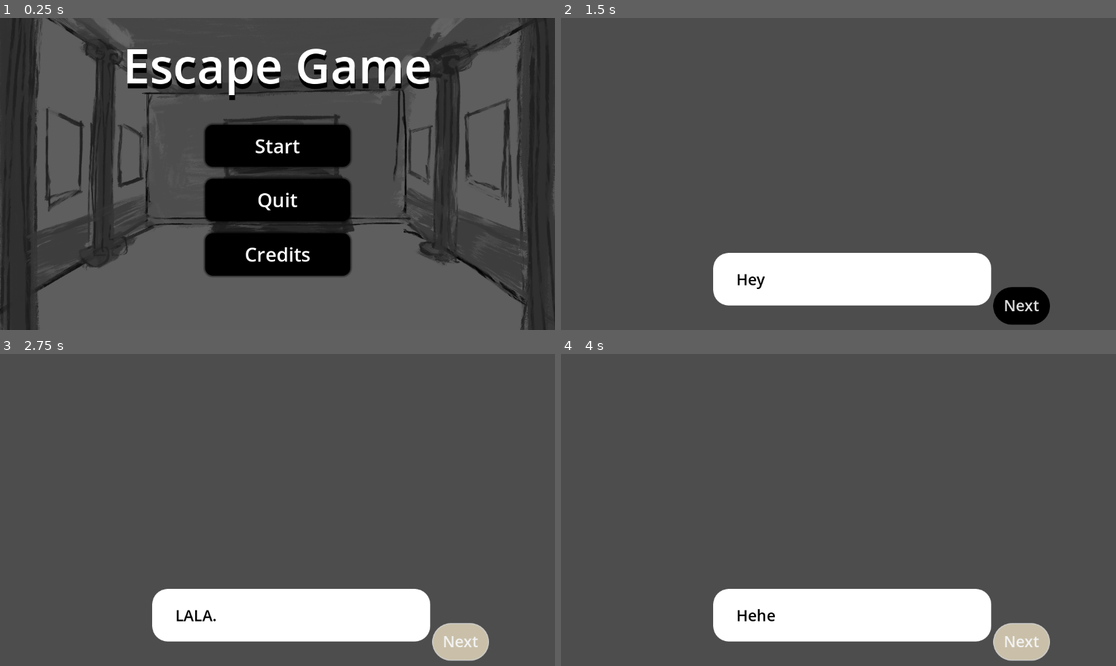
Above: before the commit, frames 1-4 (two rows, left to right).
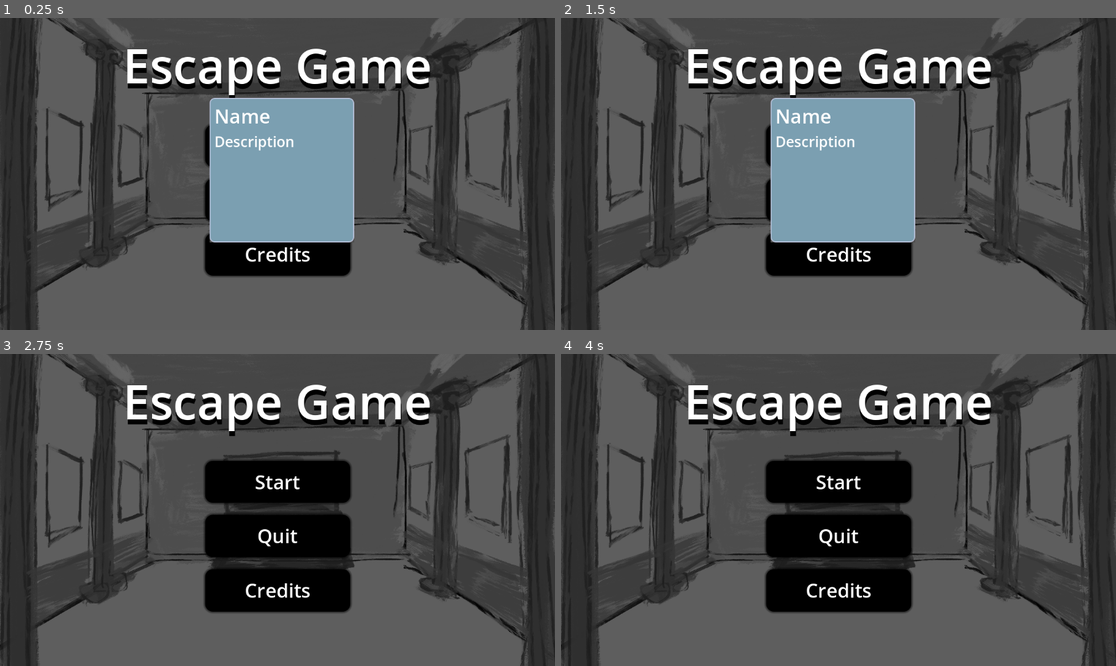
Above: after the commit, the same moments.

Repository: yaliu10/Escape-Room
Game: Godot game, scene res://Scenes/start_menu.tscn
Two runs of this game, one before a commit and one after it. Both use one fixed random seed, a clock stepped at 60 frames per second and the inputs below. The engine's default icon, where the game draws it, is replaced by a stand-in: a white triangle on a blue panel in a dark square.
Inputs (mouse positions are in pixels of both pictures, inside the frame that each line leads up to):
- Up to frame 1 (0.25 s): no input
- Up to frame 2 (1.5 s): click "Start" at 0.5 s; click (838, 145) at 1.25 s, where only the run after the commit has a clickable "Start"
- Up to frame 3 (2.75 s): click (460, 641) at 2 s, where only the run before the commit has a clickable "Next"
- Up to frame 4 (4 s): click (1021, 641) at 2.75 s, where only the run before the commit has a clickable "Next"; click (1021, 641) at 3.5 s, where only the run before the commit has a clickable "Next"

The runs differ from the first frame. In frame 1, 12% of the frame differs, in the area x 37-64%, y 25-72%; in frame 2, 44%, in the area x 0-100%, y 0-100%; in frame 3, 42%; in frame 4, 42%.

Commit message:
still in progress

Diff:
--- /dev/null
+++ b/escape-room/Resources/Art1.tres
@@ -0,0 +1,10 @@
+[gd_resource type="Resource" script_class="Item" load_steps=3 format=3 uid="uid://daytw3tdjnxgx"]
+
+[ext_resource type="Script" path="res://Scripts/item.gd" id="1_jfee0"]
+[ext_resource type="Texture2D" uid="uid://cyamkeioip6ar" path="res://icon.svg" id="2_tois1"]
+
+[resource]
+script = ExtResource("1_jfee0")
+name = "Art 1 ------------------------ :D"
+description = "HEY"
+texture = ExtResource("2_tois1")
--- a/escape-room/Scenes/item_info.tscn
+++ b/escape-room/Scenes/item_info.tscn
@@ -1,6 +1,23 @@
-[gd_scene load_steps=2 format=3 uid="uid://dgl55br125c8m"]
+[gd_scene load_steps=3 format=3 uid="uid://dgl55br125c8m"]
 
 [ext_resource type="Script" path="res://Scripts/item_info.gd" id="1_n0bkr"]
+
+[sub_resource type="StyleBoxFlat" id="StyleBoxFlat_04mq2"]
+content_margin_left = 10.0
+content_margin_top = 10.0
+content_margin_right = 10.0
+content_margin_bottom = 10.0
+bg_color = Color(0.483759, 0.624436, 0.695223, 1)
+border_width_left = 3
+border_width_top = 3
+border_width_right = 3
+border_width_bottom = 3
+border_color = Color(0.775674, 0.794369, 0.896317, 1)
+border_blend = true
+corner_radius_top_left = 10
+corner_radius_top_right = 10
+corner_radius_bottom_right = 10
+corner_radius_bottom_left = 10
 
 [node name="ItemInfo" type="Control"]
 layout_mode = 3
@@ -18,19 +35,27 @@
 unique_name_in_owner = true
 position = Vector2i(435, 166)
 size = Vector2i(300, 300)
+visible = true
+theme_override_styles/panel = SubResource("StyleBoxFlat_04mq2")
 
 [node name="VBoxContainer" type="VBoxContainer" parent="UI/ItemPopup"]
-offset_left = 4.0
-offset_top = 4.0
-offset_right = 296.0
-offset_bottom = 296.0
+offset_left = 10.0
+offset_top = 10.0
+offset_right = 290.0
+offset_bottom = 290.0
 
-[node name="Label" type="Label" parent="UI/ItemPopup/VBoxContainer"]
+[node name="Name" type="Label" parent="UI/ItemPopup/VBoxContainer"]
+unique_name_in_owner = true
 layout_mode = 2
 theme_override_font_sizes/font_size = 40
-text = "Item"
+text = "Name"
 
-[node name="Label2" type="Label" parent="UI/ItemPopup/VBoxContainer"]
+[node name="HBoxContainer" type="HBoxContainer" parent="UI/ItemPopup/VBoxContainer"]
 layout_mode = 2
-theme_override_font_sizes/font_size = 40
+
+[node name="Information" type="Label" parent="UI/ItemPopup/VBoxContainer/HBoxContainer"]
+unique_name_in_owner = true
+custom_minimum_size = Vector2(75, 0)
+layout_mode = 2
+theme_override_font_sizes/font_size = 30
 text = "Description"
--- a/escape-room/Scenes/slot.tscn
+++ b/escape-room/Scenes/slot.tscn
@@ -7,9 +7,9 @@
 anchors_preset = 5
 anchor_left = 0.5
 anchor_right = 0.5
-offset_left = -20.0
-offset_right = 20.0
-offset_bottom = 40.0
+offset_left = -30.0
+offset_right = 30.0
+offset_bottom = 60.0
 grow_horizontal = 2
 script = ExtResource("1_msuqe")
 
--- a/escape-room/Scenes/test_scene.tscn
+++ b/escape-room/Scenes/test_scene.tscn
@@ -1,6 +1,7 @@
-[gd_scene load_steps=2 format=3 uid="uid://bjbleu53pmsee"]
+[gd_scene load_steps=3 format=3 uid="uid://bjbleu53pmsee"]
 
 [ext_resource type="PackedScene" uid="uid://bqtk5jusks3x1" path="res://Scenes/slot.tscn" id="1_tjkqk"]
+[ext_resource type="Resource" uid="uid://daytw3tdjnxgx" path="res://Resources/Art1.tres" id="2_x7cor"]
 
 [node name="TestScene" type="Node2D"]
 
@@ -25,6 +26,7 @@
 
 [node name="Slot2" parent="UI/ActionBar" instance=ExtResource("1_tjkqk")]
 layout_mode = 2
+item = ExtResource("2_x7cor")
 
 [node name="Slot3" parent="UI/ActionBar" instance=ExtResource("1_tjkqk")]
 layout_mode = 2
@@ -37,6 +39,7 @@
 
 [node name="Slot6" parent="UI/ActionBar" instance=ExtResource("1_tjkqk")]
 layout_mode = 2
+item = ExtResource("2_x7cor")
 
 [node name="Slot7" parent="UI/ActionBar" instance=ExtResource("1_tjkqk")]
 layout_mode = 2
--- a/escape-room/Scripts/item.gd
+++ b/escape-room/Scripts/item.gd
@@ -1,3 +1,13 @@
 extends Resource
 
 class_name Item
+
+@export_category("Information")
+@export var name: String
+@export var description: String
+#@export var level: int
+@export var texture: Texture2D
+
+#@export_category("Attribute Bonus")
+#@export var attribute_type: String
+#@export var attribute_value: int
--- a/escape-room/Scripts/item_info.gd
+++ b/escape-room/Scripts/item_info.gd
@@ -1,6 +1,10 @@
 extends Control
 
-func ItemPopup(slot: Rect2i, item):
+func ItemPopup(slot: Rect2i, item: Item):
+	if item != null:
+		set_value(item)
+		%ItemPopup.size = Vector2i.ZERO
+
 	var mouse_pos = get_viewport().get_mouse_position()
 	var correction
 	var padding = 4
@@ -15,3 +19,8 @@
 
 func HideItemPopup(slot, item):
 	%ItemPopup.hide()
+
+
+func set_value(item: Item):
+	%Name.text = item.name
+	%Information.text = item.description
--- a/escape-room/Scripts/slot.gd
+++ b/escape-room/Scripts/slot.gd
@@ -1,7 +1,15 @@
 extends PanelContainer
 
+@export var item: Item = null:
+	set(value):
+		item = value
+		if value != null:
+			$TextureRect.texture = value.texture
 
 func _on_mouse_entered() -> void:
+	if item == null:
+		return
+
 	ItemInfo.ItemPopup(Rect2i(Vector2i(global_position), Vector2i(size)), null)
 
 
